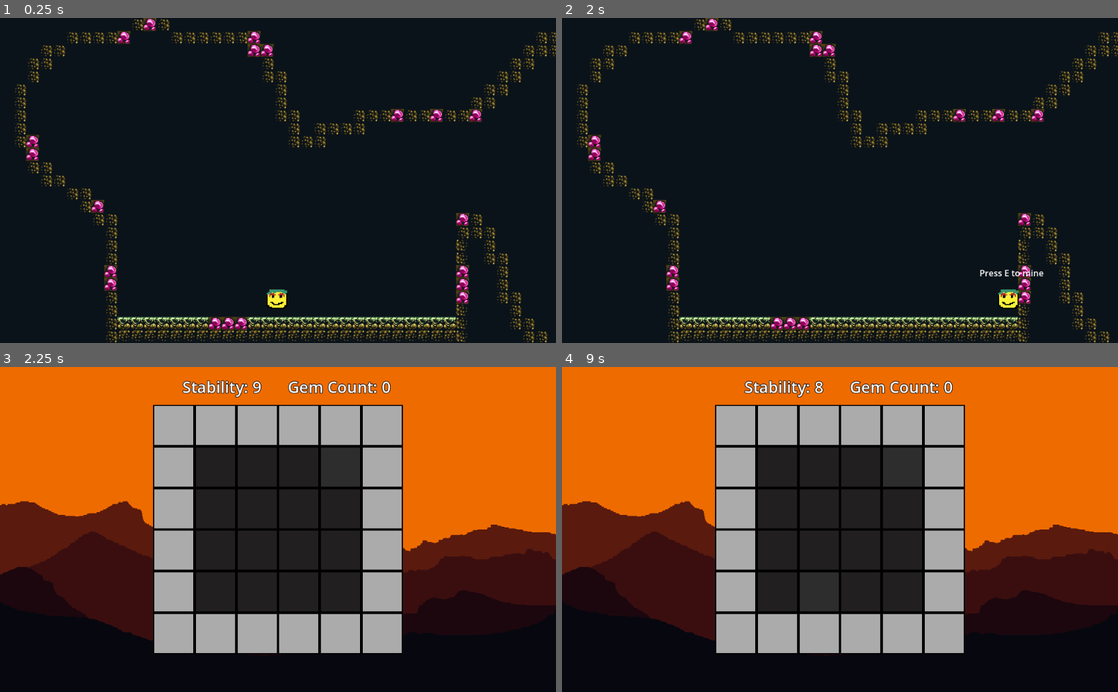
Above: before the commit, frames 1-4 (two rows, left to right).
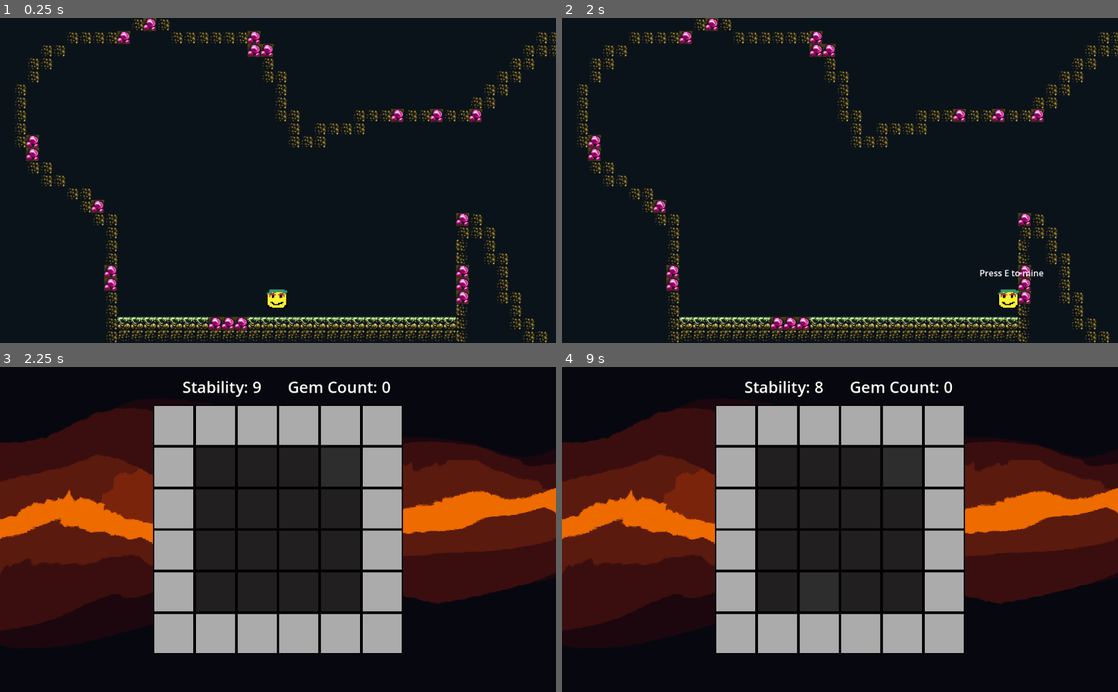
Above: after the commit, the same moments.

Repository: Ace238/Cave_Explorer
Game: Godot game, scene res://Cave_1/cave_1.tscn
Two runs of this game, one before a commit and one after it. Both use one fixed random seed, a clock stepped at 60 frames per second and the inputs below.
Inputs (mouse positions are in pixels of both pictures, inside the frame that each line leads up to):
- Up to frame 1 (0.25 s): no input
- Up to frame 2 (2 s): tap Enter (ui_accept) at 0.5, 0.77, 1.52 s; move the mouse to (962, 164) at 0.52 s; hold D (move_right) from 0.53 s (still down); tap F (End_Mini) at 0.6 s; move the mouse to (728, 196) at 1.27 s; tap E (Interact) at 1.35 s
- Up to frame 3 (2.25 s): tap E (Interact) at 2 s; move the mouse to (333, 458) at 2.02 s; release D (move_right) at 2.03 s; hold A (move_left) from 2.03 s (still down); click (333, 458) at 2.1 s
- Up to frame 4 (9 s): tap Enter (ui_accept) at 2.75, 3.02, 3.5, 3.77, 4.25, 4.52, 5, 6.02, 6.77, 7.52 s; move the mouse to (812, 594) at 2.77 s; release A (move_left) at 2.78 s; hold D (move_right) 2.78-4.28 s; tap F (End_Mini) at 2.85, 5.1, 7.35 s; move the mouse to (1006, 578) at 3.52 s; tap E (Interact) at 3.6, 5.85, 8.1 s; move the mouse to (673, 480) at 4.27 s; hold A (move_left) 4.28-5.03 s; click (673, 480) at 4.35 s; move the mouse to (867, 529) at 5.02 s; hold D (move_right) 5.03-5.78 s; move the mouse to (756, 448) at 5.77 s; hold A (move_left) 5.78-7.28 s; move the mouse to (962, 513) at 6.52 s; click (962, 513) at 6.6 s; move the mouse to (728, 545) at 7.27 s; hold D (move_right) from 7.28 s (still down); move the mouse to (895, 458) at 8.02 s; move the mouse to (812, 594) at 8.77 s; click (812, 594) at 8.85 s

Frames 1-2 are identical in both runs. In frame 3, 36% of the frame differs, in the area x 0-100%, y 0-85%; in frame 4, 36%.

Commit message:
Changed Background and Label placement.

Diff:
--- a/Excavation Game/excavation_game.tscn
+++ b/Excavation Game/excavation_game.tscn
@@ -2,7 +2,7 @@
 
 [ext_resource type="Script" path="res://Excavation Game/excavation_game.gd" id="1_rh2vo"]
 [ext_resource type="TileSet" uid="uid://bd2ugbifvlo03" path="res://Art/Excavation_Game_Art/Tile_Sets/cell_tile_set.tres" id="2_pswh3"]
-[ext_resource type="Texture2D" uid="uid://bex6cgfwm11wb" path="res://Art/Backgrounds/red_dusk_background.png" id="3_voerb"]
+[ext_resource type="Texture2D" uid="uid://o8xrxaw41wgc" path="res://Art/Backgrounds/Cave_Background.png" id="3_afnil"]
 
 [sub_resource type="LabelSettings" id="LabelSettings_vku2x"]
 font_size = 29
@@ -27,7 +27,7 @@
 grow_vertical = 2
 size_flags_horizontal = 6
 size_flags_vertical = 2
-text = "TEST"
+text = "Wall"
 label_settings = SubResource("LabelSettings_vku2x")
 horizontal_alignment = 1
 vertical_alignment = 1
@@ -46,7 +46,7 @@
 grow_vertical = 2
 size_flags_horizontal = 6
 size_flags_vertical = 2
-text = "TEST"
+text = "Gem"
 label_settings = SubResource("LabelSettings_vku2x")
 horizontal_alignment = 1
 vertical_alignment = 1
@@ -72,6 +72,6 @@
 layer_2/z_index = -2
 layer_2/tile_data = PackedInt32Array(-131075, 0, 0, -65539, 0, 0, -3, 0, 0, 65533, 0, 0, 131069, 0, 0, 196605, 0, 0, -1 …(397 unchanged characters)…
 
-[node name="Background" type="Sprite2D" parent="."]
+[node name="CaveBackground" type="Sprite2D" parent="."]
 z_index = -3
-texture = ExtResource("3_voerb")
+texture = ExtResource("3_afnil")
Binary file added: Art/Backgrounds/Cave_Background.png
Not shown, changed: Art/Backgrounds/Cave_Background.png.import
Binary file removed: Art/Backgrounds/red_dusk_background.png
